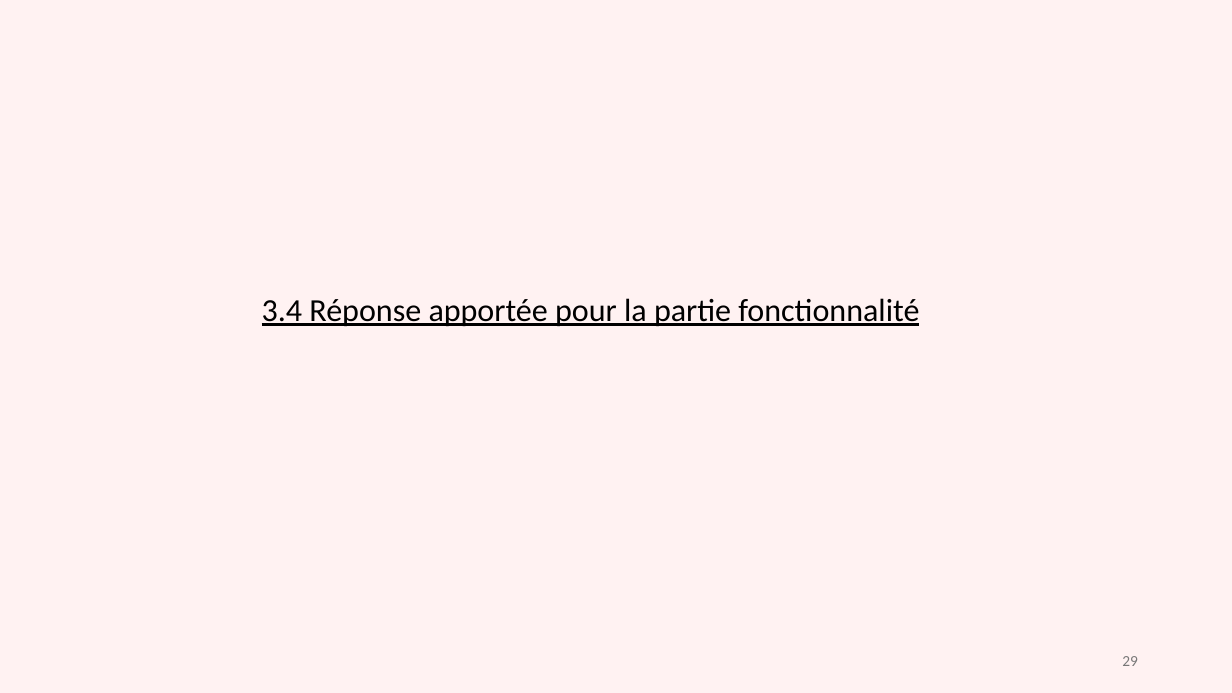
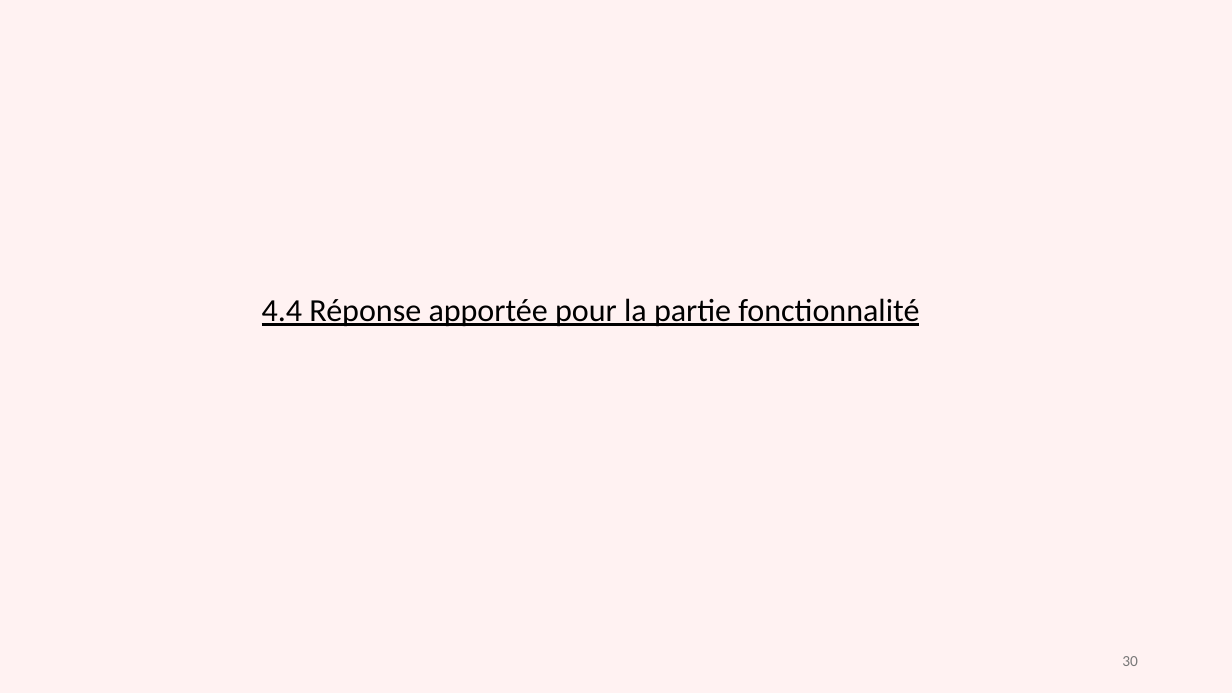
Before and after one commit to gdaume24/Projet-chef-oeuvre, a slide deck: slide 30 of E1/diapo.PPTX (slide 29 before the commit). Drawn at 1232x693 pixels with LibreOffice and Linux fonts; fonts in the diff are those of the drawing. Boxes give left, top, right and bottom in pixels: in the first picture for what was removed or moved away, otherwise in the second. Text is boxed around its words. In the diff, an @@ line names an element or a change of style, - is before the commit and + after.

```diff
--- a/E1/diapo.PPTX
+++ b/E1/diapo.PPTX
@@ text at bbox=[262, 298, 919, 327]: text changed @@
-3.4 Réponse apportée pour la partie fonctionnalité
+4.4 Réponse apportée pour la partie fonctionnalité
@@ page number at bbox=[1122, 656, 1138, 666]: text changed @@
-29
+30
```
Also in this commit, not shown: 12 other slides changed, 2 slides added, 2 slides removed, 4 other files.
